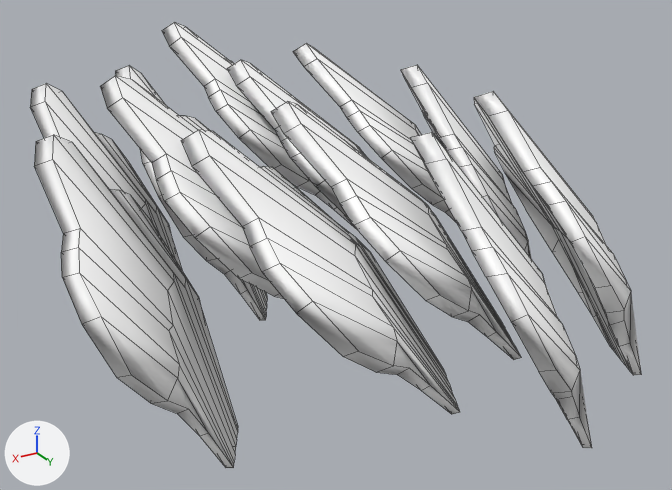
The FBX model Assets/Models/Nature/Foliage/Corals LODS/coral_7.fbx: old version first, new version second.
Camera for both pictures: a camera (50 mm lens) standing at (6.221, 1.281, 0.207) and looking at (5.933, 0.8, -0.033). Every picture has the same lights, and +X, +Y and +Z are marked at lower left. Mesh edges are drawn as thin lines. Objects named as collision shapes, trigger or cutter boxes, shadow casters or lower levels of detail are left out. Where no turn or scale is listed for an object, it has been applied to the vertices.

In view in the first picture: 'Coral_7_LOD0'.
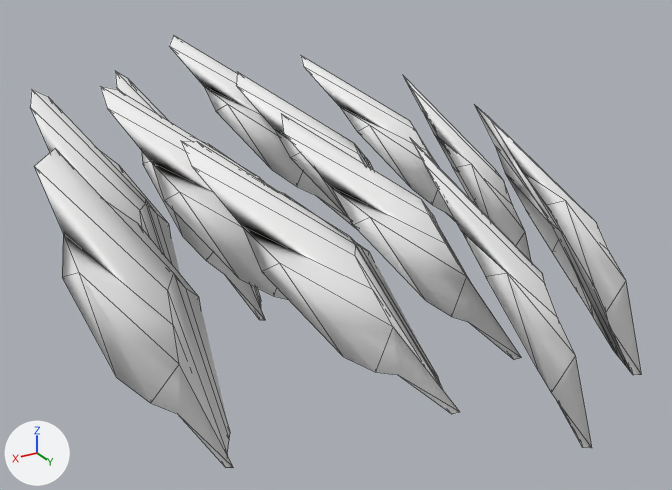
Where the newer file only moved an object's origin or applied its transform, the numbers keep the older frame.

The change in detail:
me_mesh is used by ob_coral_7_lod0; location (5.9381, 0.7875, -0.0134).
me_mesh had 936 vertices, 912 faces and spanned x -0.188..0.188, y -0.206..0.206, z -0.102..0.102.
me_mesh now has 416 vertices, 428 faces and spans x -0.187..0.188, y -0.206..0.199, z -0.102..0.094.
me_mesh part 1: 520 vertices removed from x -0.188..0.186, y -0.206..0.206, z -0.102..0.102.

Pixel boxes (x1, y1, x2, y2) of what changed, in the pictures (672 x 490 px):
'Coral_7_LOD0', reshaped
    before: (30, 22, 642, 468)
    after: (30, 35, 641, 468)
part 1 of me_mesh, deleted
    before: (30, 22, 642, 468)
